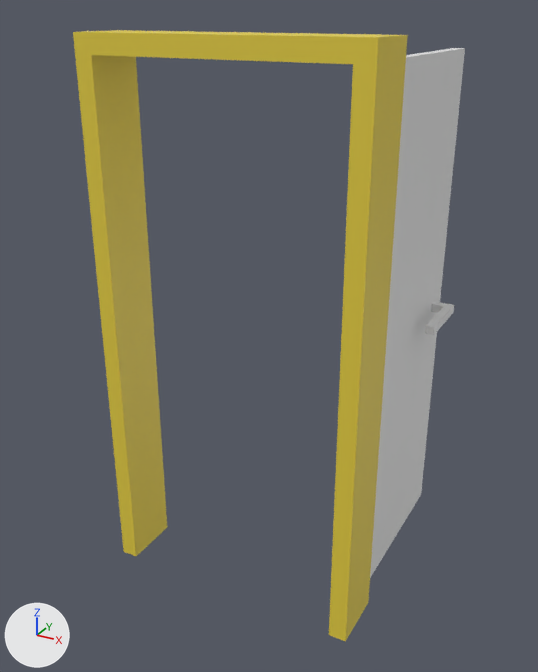
Renders of the Blender file packages/walls/extensions/default/doors/standard/assets/door.blend from each side of a commit.
Both versions are drawn from a camera (50 mm lens) standing at (1.13, -1.83, 1.9) and looking at (-0.04, 0.28, 0.84). Lighting does not change. The marker at lower left points along +X, +Y and +Z. The first picture is the older version.

In view in the first picture: 'base', 'blade' and 1 more.
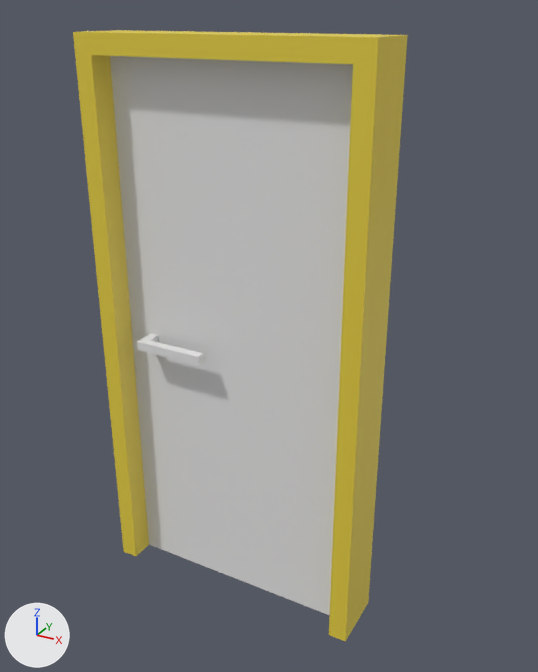
ob_inner is not drawn itself; it is the parent of ob_blade, ob_handle_1, ob_handle_2.

Scene script edits in JSON lines:
```json
{"op": "set", "path": "ob_inner.rotation_euler", "old": "(0.0, 0.0, -1.571)", "new": "(0.0, 0.0, 0.0)", "note": "degrees (0, 0, -90) -> degrees (0, 0, 0)"}
```

Location of each change, (x1, y1, x2, y2) in pixels of the pictures (538 x 672 px):
```json
{"object": "blade", "change": "turned", "before": [370, 48, 465, 578], "after": [110, 56, 353, 615]}
{"object": "handle_2", "change": "turned", "after": [137, 334, 204, 365], "on screen": "not visible before"}
{"object": "handle_1", "change": "turned", "before": [425, 301, 454, 335], "on screen": "not visible afterwards"}
```
